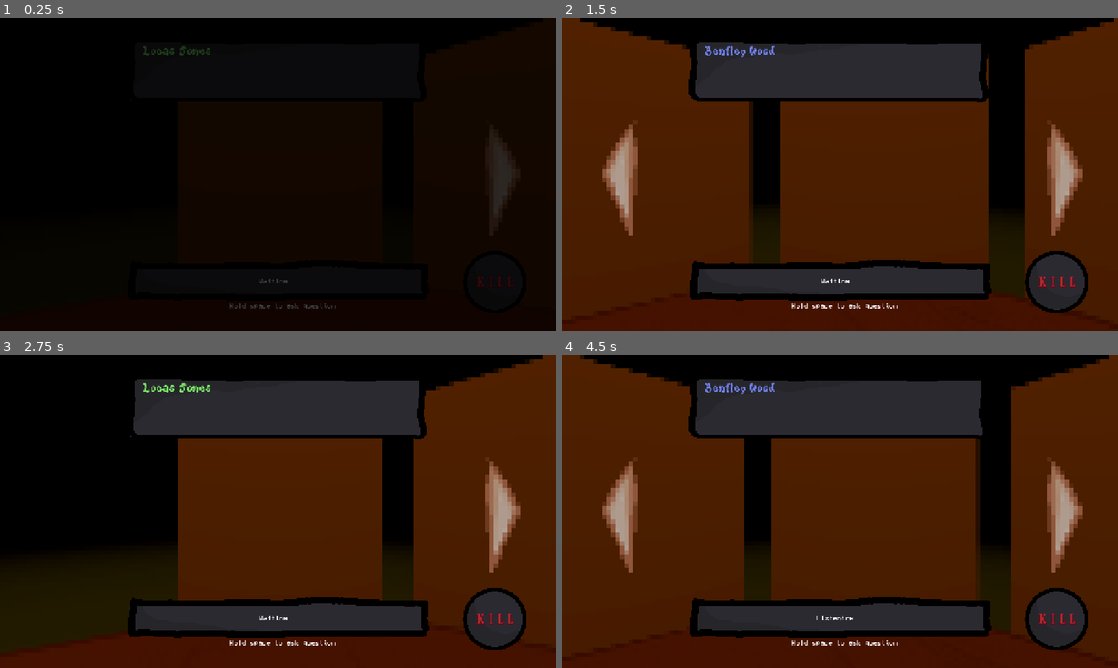
Above: before the commit, frames 1-4 (two rows, left to right).
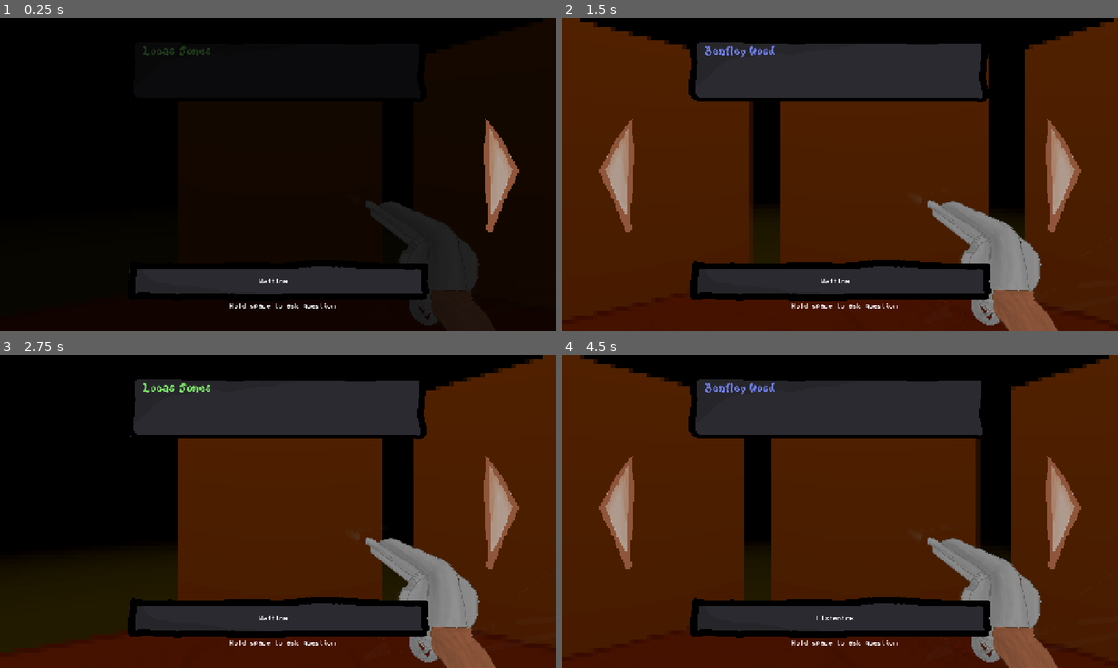
Above: after the commit, the same moments.

Repository: Caz080/AfterFall
Game: Godot game, scene res://Assets/Scenes/game.tscn
Same seed, same stepped clock (60 frames per second), same inputs: the game is played once before the commit and once after it. This scene is started directly instead of the project's main scene.
Inputs (mouse positions are in pixels of both pictures, inside the frame that each line leads up to; where the layout moved, square brackets give the same spot in the first picture):
- Up to frame 1 (0.25 s): no input
- Up to frame 2 (1.5 s): click (973, 290) [1056, 280] at 0.5 s; click (1062, 174) at 1.25 s
- Up to frame 3 (2.75 s): click (55, 511) at 2 s
- Up to frame 4 (4.5 s): tap Enter (ui_accept) at 2.75, 3.02, 3.5, 3.77, 4.25 s; move the mouse to (840, 414) at 2.77 s; hold Right (move_right) 2.78-3.53 s; hold Space (push_to_talk) 2.78-3.53 s; move the mouse to (728, 527) at 3.52 s; hold Left (move_left) 3.53-4.28 s; tap Space (push_to_talk) at 3.6 s; move the mouse to (895, 442) at 4.27 s; hold Right (move_right) from 4.28 s (still down); hold Space (push_to_talk) from 4.28 s (still down)

The runs differ from the first frame. In frame 1, 8.7% of the frame differs, in the area x 23-94%, y 32-99%; in frame 2, 7.1%; in frame 3, 6.5%; in frame 4, 7.1%.

Commit message:
Gun changes

Diff:
--- a/projectreal/Assets/Player.tscn
+++ b/projectreal/Assets/Player.tscn
@@ -10,6 +10,7 @@
 script = ExtResource("1_1fna3")
 
 [node name="UI" type="CanvasLayer" parent="." unique_id=52385521]
+layer = 2
 
 [node name="moveRightButton" type="TextureButton" parent="UI" unique_id=1408254339]
 anchors_preset = 6
--- a/projectreal/Assets/Scenes/game.tscn
+++ b/projectreal/Assets/Scenes/game.tscn
@@ -11,9 +11,10 @@
 [ext_resource type="Texture2D" uid="uid://lj4l4q3uatic" path="res://Assets/Sprites/Sprite-textbox.png" id="7_fw1vi"]
 [ext_resource type="Texture2D" uid="uid://dbwfi6k2r00ss" path="res://Assets/Sprites/blackScreen.png" id="9_4ao11"]
 [ext_resource type="FontFile" uid="uid://dp7prcmlsouim" path="res://Assets/Fonts/KiwiSoda.ttf" id="9_yhnra"]
-[ext_resource type="Texture2D" uid="uid://bj04vpanduun5" path="res://Assets/Sprites/guessBtn.png" id="10_p7xq5"]
-[ext_resource type="FontFile" uid="uid://b0p12gsdny86y" path="res://Assets/Fonts/Pixelta.ttf" id="11_16r2i"]
+[ext_resource type="Texture2D" uid="uid://6el06ymx5wvw" path="res://Assets/Sprites/Sprite-Revolver.png" id="10_sqxpa"]
+[ext_resource type="Texture2D" uid="uid://n0qid6ihho4v" path="res://Assets/Sprites/Sprite-RevolverHover.png" id="11_dri85"]
 [ext_resource type="AudioStream" uid="uid://oy8uf1gmiigr" path="res://Assets/Sounds/vhs_click.mp3" id="13_nvds3"]
+[ext_resource type="AudioStream" uid="uid://bvbflep58htlh" path="res://Assets/Sounds/shoot.mp3" id="14_sqxpa"]
 [ext_resource type="AudioStream" uid="uid://bk7pyeq1m6v0r" path="res://Assets/Sounds/buildupsfx1.mp3" id="14_yhnra"]
 [ext_resource type="AudioStream" uid="uid://bbj4kaydm35ct" path="res://Assets/Sounds/clockbg.mp3" id="15_wknnu"]
 [ext_resource type="AudioStream" uid="uid://cg1yio2o3fwp" path="res://Assets/Sounds/scarystring.mp3" id="16_g77ca"]
@@ -60,6 +61,67 @@
 shader = ExtResource("4_pb48a")
 shader_parameter/pixel_size = 4.0
 
+[sub_resource type="Animation" id="Animation_16r2i"]
+length = 0.001
+tracks/0/type = "value"
+tracks/0/imported = false
+tracks/0/enabled = true
+tracks/0/path = NodePath(".:position")
+tracks/0/interp = 1
+tracks/0/loop_wrap = true
+tracks/0/keys = {
+"times": PackedFloat32Array(0),
+"transitions": PackedFloat32Array(1),
+"update": 0,
+"values": [Vector2(576, 289)]
+}
+tracks/1/type = "value"
+tracks/1/imported = false
+tracks/1/enabled = true
+tracks/1/path = NodePath(".:rotation")
+tracks/1/interp = 1
+tracks/1/loop_wrap = true
+tracks/1/keys = {
+"times": PackedFloat32Array(0),
+"transitions": PackedFloat32Array(1),
+"update": 0,
+"values": [0.0]
+}
+
+[sub_resource type="Animation" id="Animation_sqxpa"]
+resource_name = "shoot"
+length = 0.39999999999999997
+tracks/0/type = "value"
+tracks/0/imported = false
+tracks/0/enabled = true
+tracks/0/path = NodePath(".:position")
+tracks/0/interp = 1
+tracks/0/loop_wrap = true
+tracks/0/keys = {
+"times": PackedFloat32Array(0, 0.033333335, 0.06666667, 0.1, 0.13333334, 0.16666667, 0.16792126, 0.2, 0.25, 0.35000002),
+"transitions": PackedFloat32Array(1, 1, 1, 1, 1, 1, 1, 1, 1, 1),
+"update": 0,
+"values": [Vector2(576, 289), Vector2(568.00006, 169.00002), Vector2(681, 87.000015), Vector2(733.00006, 42), Vector2(773.00006, 97.00001), Vector2(689, 231), Vector2(753.00006, 242.00002), Vector2(548.00006, 419.00003), Vector2(499, 557), Vector2(465, 709)]
+}
+tracks/1/type = "value"
+tracks/1/imported = false
+tracks/1/enabled = true
+tracks/1/path = NodePath(".:rotation")
+tracks/1/interp = 1
+tracks/1/loop_wrap = true
+tracks/1/keys = {
+"times": PackedFloat32Array(0, 0.033333335, 0.06666667, 0.1, 0.13333334, 0.16666667, 0.16792126, 0.2, 0.25, 0.35000002),
+"transitions": PackedFloat32Array(1, 1, 1, 1, 1, 1, 1, 1, 1, 1),
+"update": 0,
+"values": [0.0, 0.10380568, 0.22565383, 0.3050878, 0.23833801, 0.094810486, 0.08436744, -0.18265232, -0.2998862, -0.2998862]
+}
+
+[sub_resource type="AnimationLibrary" id="AnimationLibrary_dri85"]
+_data = {
+&"RESET": SubResource("Animation_16r2i"),
+&"shoot": SubResource("Animation_sqxpa")
+}
+
 [node name="game" type="Node3D" unique_id=799005964 node_paths=PackedStringArray("currentPlayer")]
 script = ExtResource("1_nbu75")
 currentPlayer = NodePath("Player")
@@ -129,6 +191,7 @@
 grow_vertical = 2
 
 [node name="TextureRect" type="TextureRect" parent="gameUI" unique_id=478212007]
+z_index = 1
 anchors_preset = 7
 anchor_left = 0.5
 anchor_top = 1.0
@@ -241,39 +304,47 @@
 vertical_alignment = 1
 
 [node name="guessBtn" type="TextureButton" parent="gameUI" unique_id=312574620]
-offset_left = 1066.0
-offset_top = 535.0
-offset_right = 1212.0
-offset_bottom = 680.0
-texture_normal = ExtResource("10_p7xq5")
+offset_left = 576.0
+offset_top = 289.0
+offset_right = 1316.0015
+offset_bottom = 966.999
+texture_normal = ExtResource("10_sqxpa")
+texture_hover = ExtResource("11_dri85")
 ignore_texture_size = true
 stretch_mode = 0
 
-[node name="Label" type="Label" parent="gameUI/guessBtn" unique_id=357983609]
-layout_mode = 1
-anchors_preset = 8
-anchor_left = 0.5
-anchor_top = 0.5
-anchor_right = 0.5
-anchor_bottom = 0.5
-offset_left = -58.5
-offset_top = -17.5
-offset_right = 58.5
-offset_bottom = 17.5
-grow_horizontal = 2
-grow_vertical = 2
-theme_override_colors/font_color = Color(0.68480563, 0.1711188, 0.1968472, 1)
-theme_override_colors/font_shadow_color = Color(0.23182729, 0.009089585, 0, 0)
-theme_override_colors/font_outline_color = Color(0.45365155, 0.008536506, 0.08017833, 1)
-theme_override_constants/shadow_offset_x = 9
-theme_override_constants/shadow_offset_y = 8
-theme_override_constants/outline_size = 6
-theme_override_fonts/font = ExtResource("11_16r2i")
-theme_override_font_sizes/font_size = 32
-text = "k  i  l  l"
+[node name="AnimationPlayer" type="AnimationPlayer" parent="gameUI/guessBtn" unique_id=1734162401]
+libraries/ = SubResource("AnimationLibrary_dri85")
+
+[node name="GunBlock" type="RichTextLabel" parent="gameUI" unique_id=863424216]
+z_index = 1
+anchors_preset = 15
+anchor_right = 1.0
+anchor_bottom = 1.0
+grow_horizontal = 2
+grow_vertical = 2
+scale = Vector2(0.64000005, 1)
+theme_override_fonts/normal_font = ExtResource("9_yhnra")
+theme_override_font_sizes/normal_font_size = 40
+bbcode_enabled = true
 horizontal_alignment = 1
 vertical_alignment = 1
-uppercase = true
+metadata/_edit_lock_ = true
+
+[node name="GunBlock2" type="RichTextLabel" parent="gameUI" unique_id=118858646]
+z_index = 1
+anchors_preset = 15
+anchor_right = 1.0
+anchor_bottom = 1.0
+grow_horizontal = 2
+grow_vertical = 2
+scale = Vector2(0.9999999, 0.5600006)
+theme_override_fonts/normal_font = ExtResource("9_yhnra")
+theme_override_font_sizes/normal_font_size = 40
+bbcode_enabled = true
+horizontal_alignment = 1
+vertical_alignment = 1
+metadata/_edit_lock_ = true
 
 [node name="BlackFade" type="TextureRect" parent="gameUI" unique_id=1099410730]
 visible = false
@@ -310,6 +381,11 @@
 stream = ExtResource("13_nvds3")
 volume_db = 20.0
 
+[node name="shootAudio" type="AudioStreamPlayer" parent="." unique_id=1664478460]
+stream = ExtResource("14_sqxpa")
+volume_db = 5.0
+pitch_scale = 1.5
+
 [node name="buildupAudio" type="AudioStreamPlayer" parent="." unique_id=1185412878]
 stream = ExtResource("14_yhnra")
 volume_db = 10.0
--- a/projectreal/Assets/Scripts/gameHandler.gd
+++ b/projectreal/Assets/Scripts/gameHandler.gd
@@ -1,6 +1,9 @@
 extends Node3D
 
 @onready var mainMenuScene = preload("res://Assets/Scenes/main.tscn")
+
+@onready var revolverSprite = preload("res://Assets/Sprites/Sprite-Revolver.png")
+@onready var revolverHoverSprite = preload("res://Assets/Sprites/Sprite-RevolverHover.png")
 
 @onready var txtinput = $gameUI/TextureRect/Prompt
 @onready var blackFade = $gameUI/BlackFade
@@ -41,6 +44,8 @@
 	$gameUI/guessBtn.visible = false
 	$gameUI/TextureRect.visible = false
 	currentPlayer.get_node("UI").visible = false
+	$gameUI/guessBtn/AnimationPlayer.play("shoot")
+	$shootAudio.play()
 	$GuessAudio.play(0.39)
 	var chosenNpc = get_node("NPC_" + var_to_str(currentPlayer.currentNPC))
 	chosenNpc.get_node("AnimationPlayer").play("killAnim")
@@ -93,3 +98,12 @@
 	#parentNode.add_child(newMainMenuScene)
 	#get_tree().change_scene_to_node(newMainMenuScene)
 	get_tree().change_scene_to_file("res://Assets/Scenes/main.tscn")
+
+
+func _on_gun_model_mouse_entered() -> void:
+	if not currentPlayer.active: return
+	$gameUI/gunModel.texture = revolverHoverSprite
+
+func _on_gun_model_mouse_exited() -> void:
+	if not currentPlayer.active: return
+	$gameUI/gunModel.texture = revolverSprite
Not shown, added: projectreal/Assets/Sounds/shoot.mp3.import
Not shown, added: projectreal/Assets/Sprites/Sprite-Revolver.png.import
Not shown, added: projectreal/Assets/Sprites/Sprite-RevolverHover.png.import
Not shown, added: projectreal/Assets/Sounds/shoot.mp3
